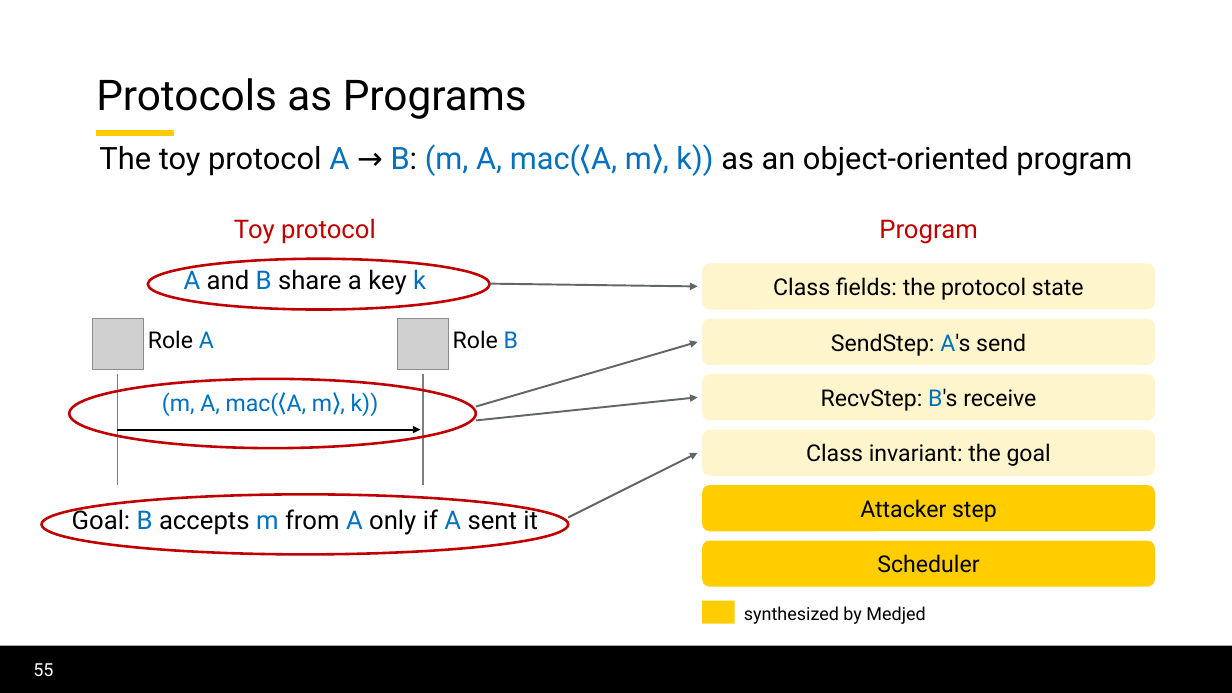
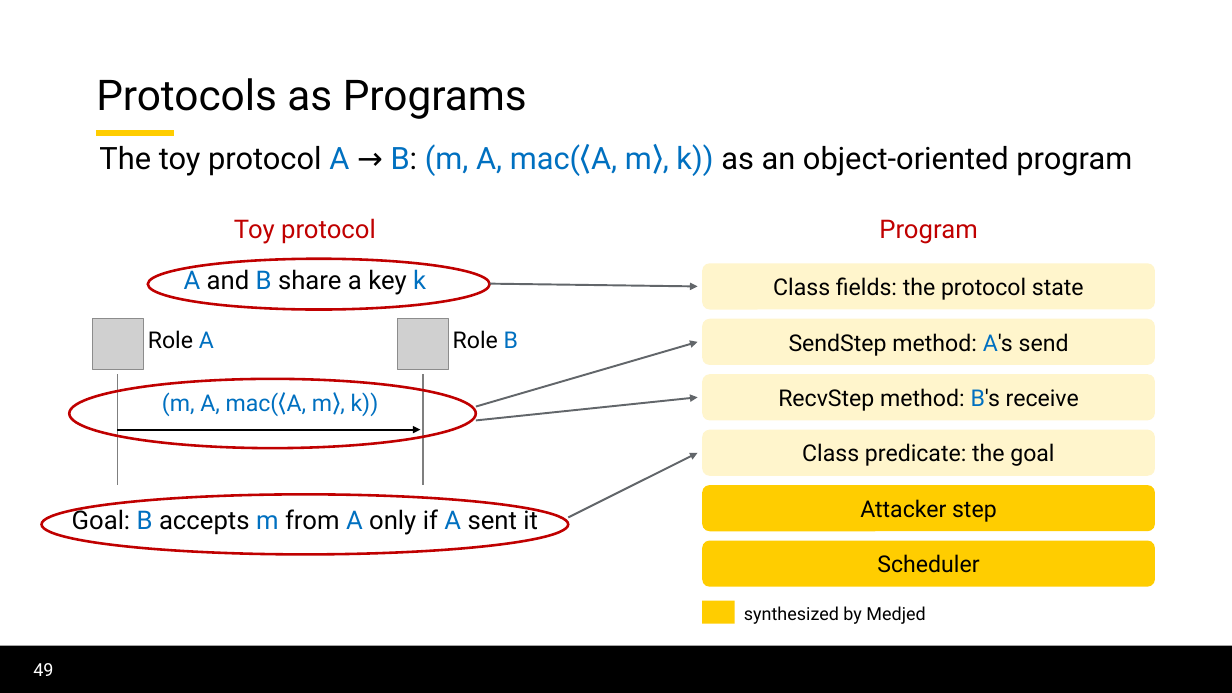
Before and after one commit to lorchrob/thesis_proposal_slides, a slide deck: slide 49 of slides.pptx (slide 55 before the commit). Drawn at 1232x693 pixels with LibreOffice and Linux fonts; fonts in the diff are those of the drawing; grey boxes stand for pictures; background and template pictures are left out. Boxes give left, top, right and bottom in pixels: in the first picture for what was removed or moved away, otherwise in the second. Text is boxed around its words. In the diff, an @@ line names an element or a change of style, - is before the commit and + after.

```diff
--- a/slides.pptx
+++ b/slides.pptx
@@ text in rounded rectangle at [789, 333, 1069, 356]: text changed @@
-SendStep: A's send
+SendStep method: A's send
@@ text in rounded rectangle at [778, 388, 1079, 411]: text changed @@
-RecvStep: B's receive
+RecvStep method: B's receive
@@ text in rounded rectangle at [802, 443, 1054, 466]: text changed @@
-Class invariant: the goal
+Class predicate: the goal
@@ page number at [33, 663, 53, 676]: text changed @@
-55
+49
```
Also in this commit, not shown: 46 other slides changed, 14 slides added, 17 slides removed.
